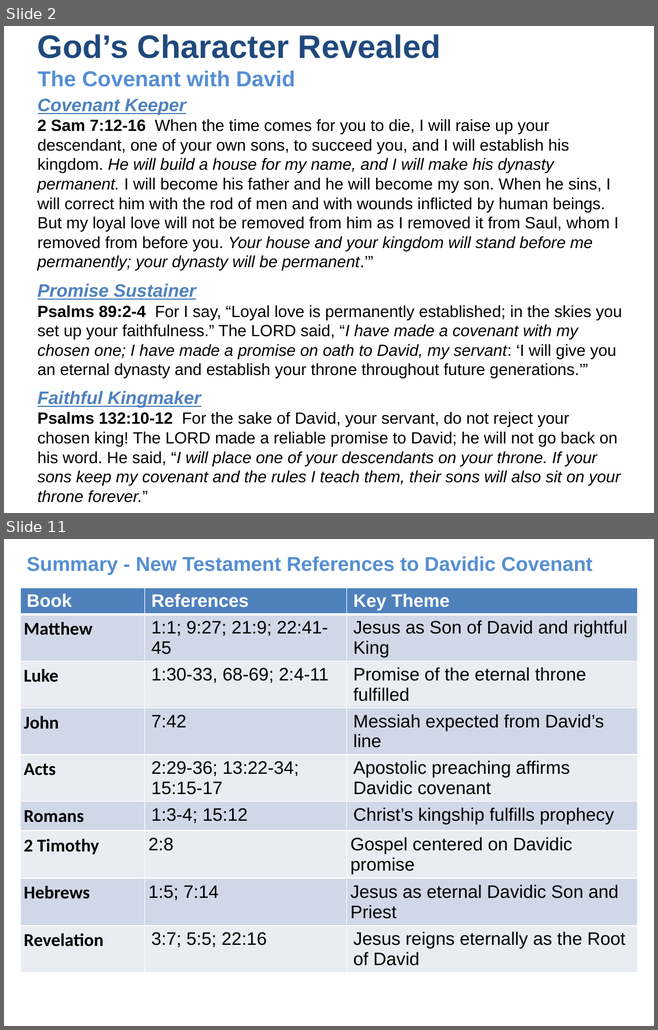
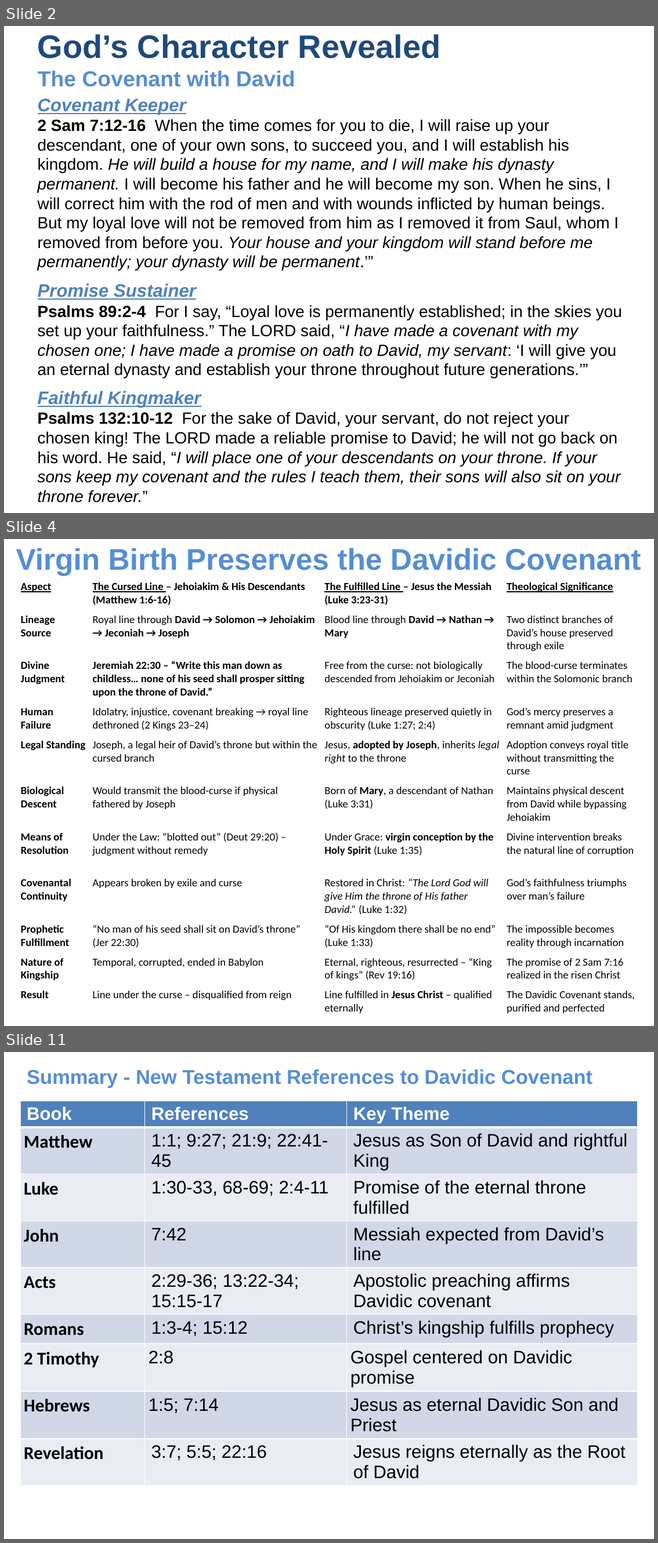
Before and after one commit to UsefulEngines/EvangelismPublic, a slide deck: 2025-Q4/Promises4/2025-10-26-Promises4.pptx. Shown one above the other, each under a label of ours: slides 2 and 11 before the commit, slides 2, 4 and 11 after it; the slides between them are not shown. The pictures are 658x1030 and 658x1543 pixels, drawn with LibreOffice and Linux fonts; fonts in the diff are those of the drawing. Boxes give left, top, right and bottom in pixels: in the first picture for what was removed or moved away, otherwise in the second. Text is boxed around its words. In the diff, an @@ line names an element or a change of style, - is before the commit and + after.

```diff
--- a/2025-Q4/Promises4/2025-10-26-Promises4.pptx
+++ b/2025-Q4/Promises4/2025-10-26-Promises4.pptx
@@ slide 4 added at box(4, 539, 654, 1026), background #FFFFFF @@
@@ text added at box(16, 548, 640, 576), 33.1 pt, text #558ED5, bold @@
+Virgin Birth Preserves the Davidic Covenant
@@ table added at box(18, 577, 641, 1026), 11 rows, 4 columns @@
+Aspect | The Cursed Line – Jehoiakim & His Descendants (Matthew 1:6-16) | The Fulfilled Line – Jesus the Messiah (Luke 3:23-31) | Theological Significance
+Lineage Source | Royal line through David → Solomon → Jehoiakim → Jeconiah → Joseph | Blood line through David → Nathan → Mary | Two distinct branches of David’s house preserved through exile
+Divine Judgment | Jeremiah 22:30 – “Write this man down as childless… none of his seed shall prosper sitting upon the throne of David.” | Free from the curse: not biologically descended from Jehoiakim or Jeconiah | The blood-curse terminates within the Solomonic branch
+Human Failure | Idolatry, injustice, covenant breaking → royal line dethroned (2 Kings 23–24) | Righteous lineage preserved quietly in obscurity (Luke 1:27; 2:4) | God’s mercy preserves a remnant amid judgment
+Legal Standing | Joseph, a legal heir of David’s throne but within the cursed branch | Jesus, adopted by Joseph, inherits legal right to the throne | Adoption conveys royal title without transmitting the curse
+Biological Descent | Would transmit the blood-curse if physical fathered by Joseph | Born of Mary, a descendant of Nathan (Luke 3:31) | Maintains physical descent from David while bypassing Jehoiakim
+Means of Resolution | Under the Law: “blotted out” (Deut 29:20) – judgment without remedy | Under Grace: virgin conception by the Holy Spirit (Luke 1:35) | Divine intervention breaks the natural line of corruption
+Covenantal Continuity | Appears broken by exile and curse | Restored in Christ: “The Lord God will give Him the throne of His father David.” (Luke 1:32) | God’s faithfulness triumphs over man’s failure
+Prophetic Fulfillment | “No man of his seed shall sit on David’s throne” (Jer 22:30) | “Of His kingdom there shall be no end” (Luke 1:33) | The impossible becomes reality through incarnation
+Nature of Kingship | Temporal, corrupted, ended in Babylon | Eternal, righteous, resurrected – “King of kings” (Rev 19:16) | The promise of 2 Sam 7:16 realized in the risen Christ
+Result | Line under the curse – disqualified from reign | Line fulfilled in Jesus Christ – qualified eternally | The Davidic Covenant stands, purified and perfected
```
Also in this commit, not shown: 5 slides changed, 2 other slides added, 3 slides removed.
